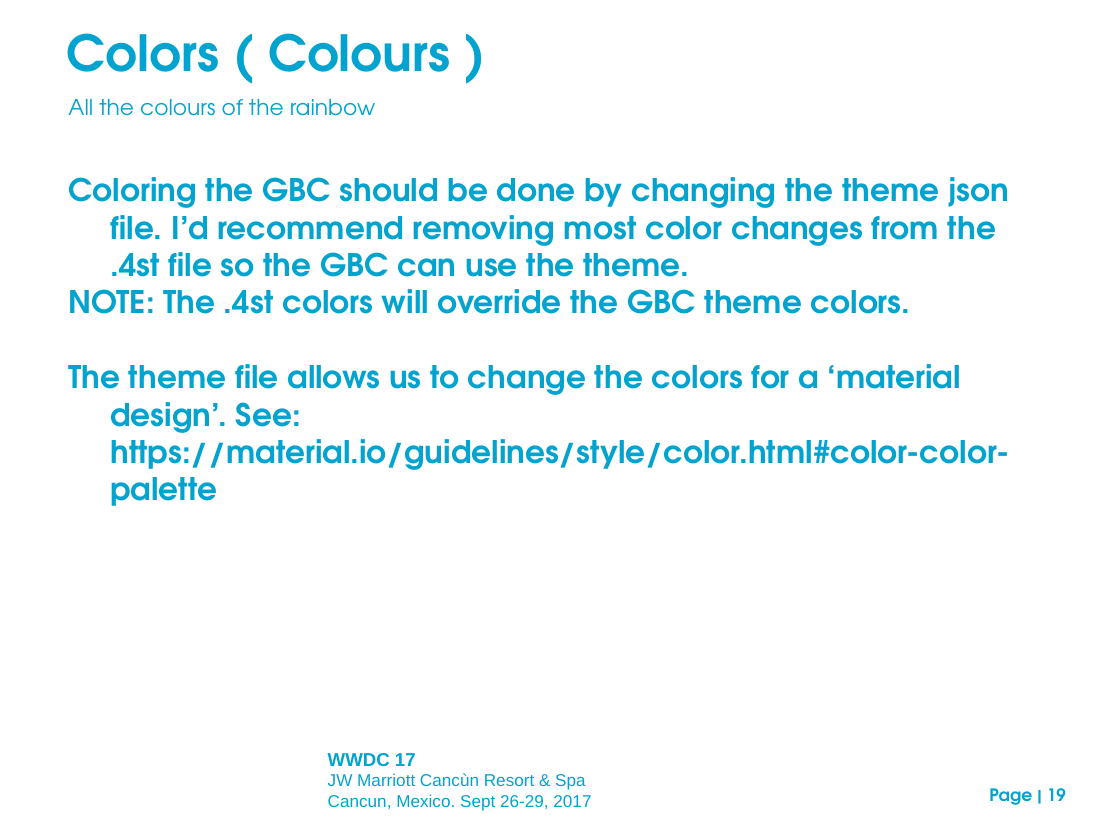
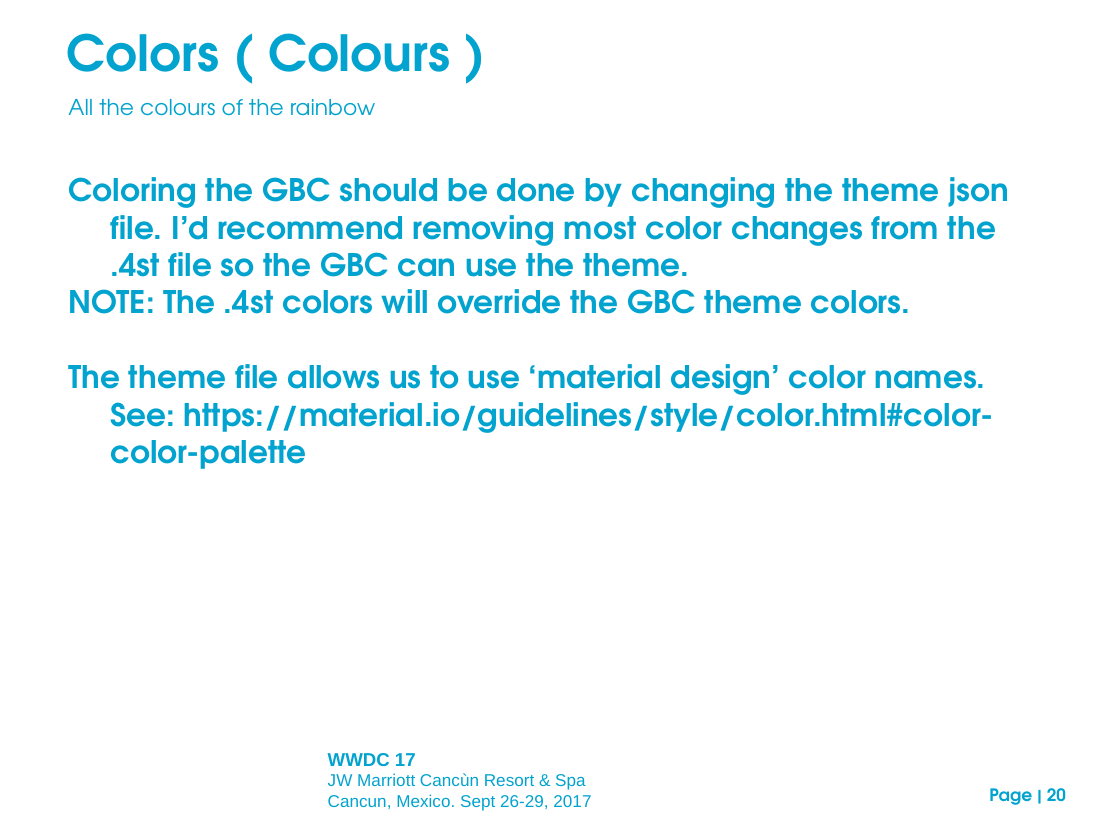
Before and after one commit to neilm-fourjs/njms_demos310, a slide deck: slide 20 of gbc/presentation/GBC_customization_draft.ppt (slide 19 before the commit). Drawn at 1120x840 pixels with LibreOffice and Linux fonts; fonts in the diff are those of the drawing; background and template pictures are left out. Boxes give left, top, right and bottom in pixels: in the first picture for what was removed or moved away, otherwise in the second. Text is boxed around its words. In the diff, an @@ line names an element or a change of style, - is before the commit and + after.

```diff
--- a/gbc/presentation/GBC_customization_draft.ppt
+++ b/gbc/presentation/GBC_customization_draft.ppt
@@ text at [69, 364, 994, 469]: text changed @@
-The theme file allows us to change the colors for a ‘material design’. See: https://material.io/guidelines/style/color.html#color-color-palette
+The theme file allows us to use ‘material design’ color names. See: https://material.io/guidelines/style/color.html#color-color-palette
@@ page number at [989, 788, 1066, 805]: text changed @@
-Page | 19
+Page | 20
```
Also in this commit, not shown: 17 other slides changed, 7 slides added, 1 slide removed, 1 other file.
